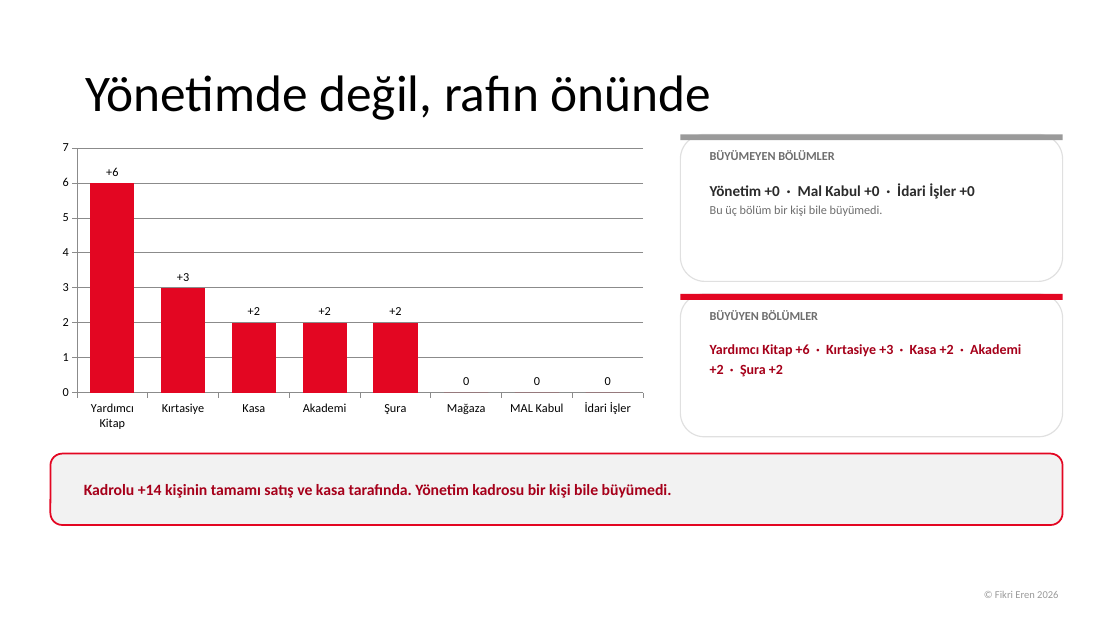
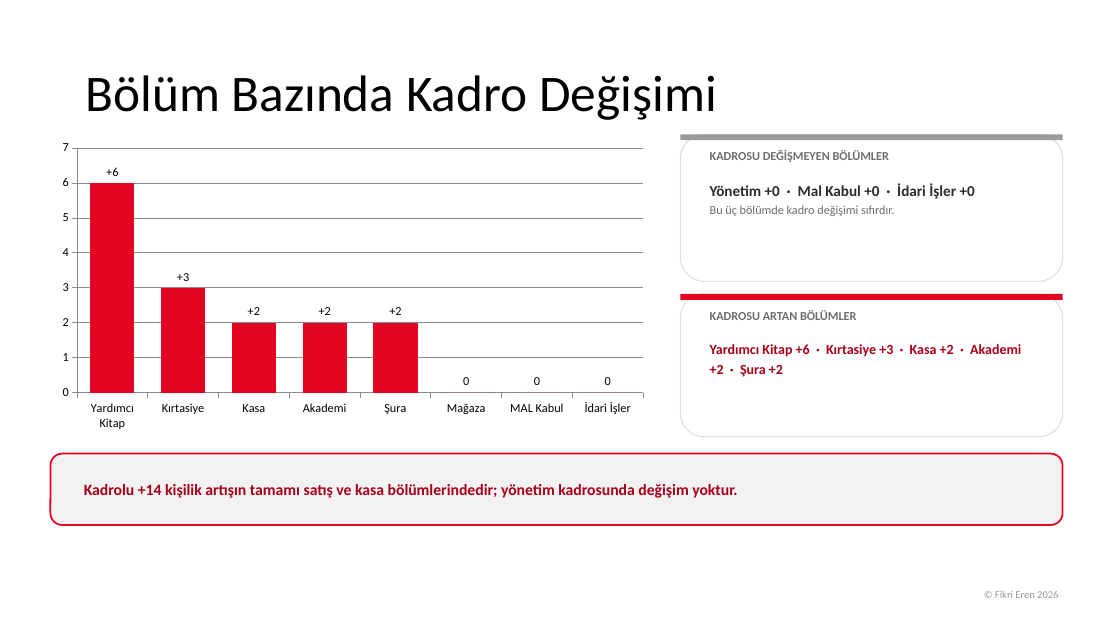
Before and after one commit to fikrierenn/pusula, a slide deck: slide 9 of briefings/sezon-kadro-20260902/sunum-kadro-sezon2026.pptx (slide 12 before the commit). Drawn at 1120x630 pixels with LibreOffice and Linux fonts; fonts in the diff are those of the drawing; background and template pictures are left out. Boxes give left, top, right and bottom in pixels: in the first picture for what was removed or moved away, otherwise in the second. Text is boxed around its words. In the diff, an @@ line names an element or a change of style, - is before the commit and + after.

```diff
--- a/briefings/sezon-kadro-20260902/sunum-kadro-sezon2026.pptx
+++ b/briefings/sezon-kadro-20260902/sunum-kadro-sezon2026.pptx
@@ title at (x1=85, y1=75, x2=717, y2=120): text changed @@
-Yönetimde değil, rafın önünde
+Bölüm Bazında Kadro Değişimi
@@ text at (x1=710, y1=150, x2=889, y2=162): text changed @@
-BÜYÜMEYEN BÖLÜMLER
+KADROSU DEĞİŞMEYEN BÖLÜMLER
@@ text at (x1=710, y1=205, x2=894, y2=216): text changed @@
-Bu üç bölüm bir kişi bile büyümedi.
+Bu üç bölümde kadro değişimi sıfırdır.
@@ text at (x1=710, y1=310, x2=856, y2=320): text changed @@
-BÜYÜYEN BÖLÜMLER
+KADROSU ARTAN BÖLÜMLER
@@ text at (x1=84, y1=484, x2=737, y2=498): text changed @@
-Kadrolu +14 kişinin tamamı satış ve kasa tarafında. Yönetim kadrosu bir kişi bile büyümedi.
+Kadrolu +14 kişilik artışın tamamı satış ve kasa bölümlerindedir; yönetim kadrosunda değişim yoktur.
```
Also in this commit, not shown: 14 other slides changed, 3 slides removed, 1 other file.
